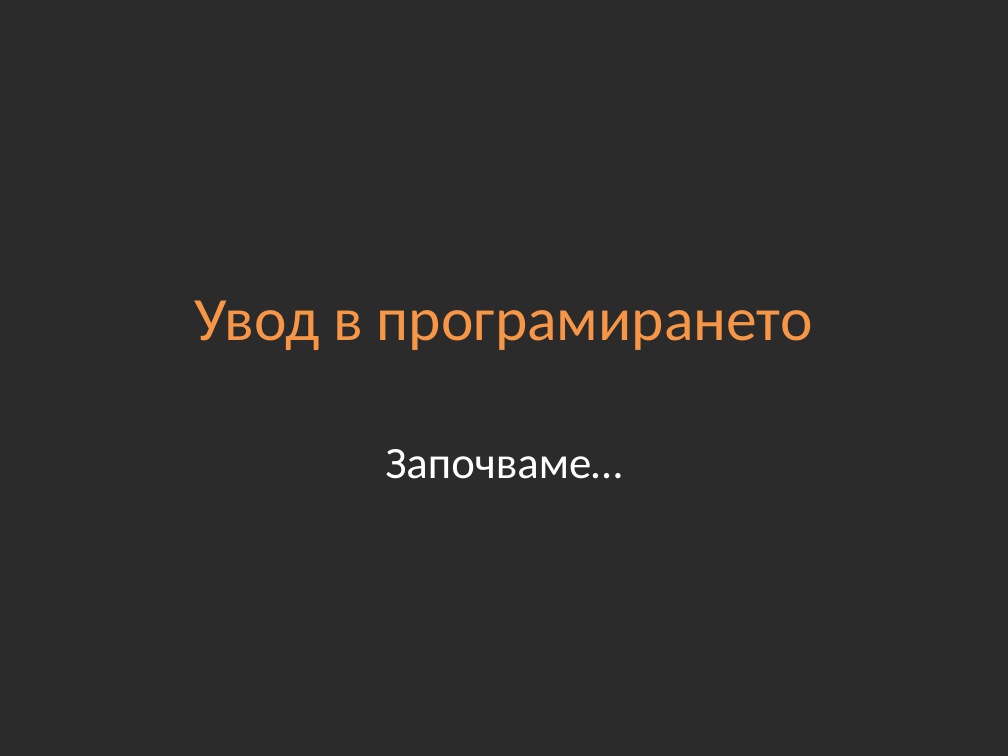
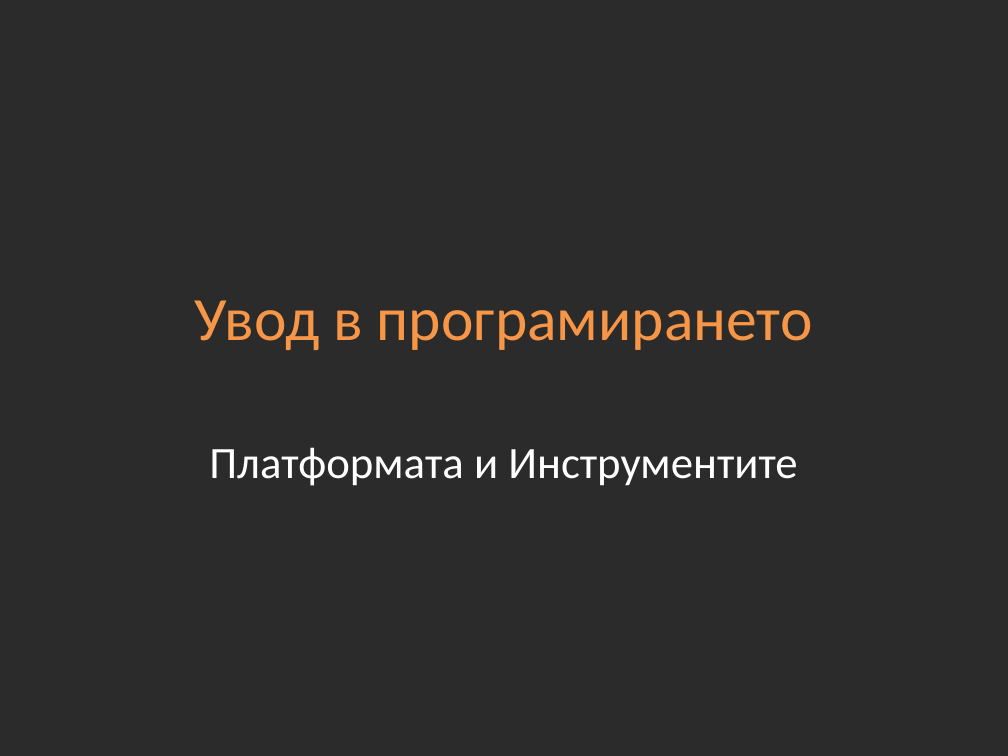
Before and after one commit to Academy-Soft-Intellect/Front-End-Course, a slide deck: slide 1 of 01-Introduction-into-Development.pptx. Drawn at 1008x756 pixels with LibreOffice and Linux fonts; fonts in the diff are those of the drawing; background and template pictures are left out; a plain dark background stands for a picture behind light text. Boxes give left, top, right and bottom in pixels: in the first picture for what was removed or moved away, otherwise in the second. Text is boxed around its words. In the diff, an @@ line names an element or a change of style, - is before the commit and + after.

```diff
--- a/01-Introduction-into-Development.pptx
+++ b/01-Introduction-into-Development.pptx
@@ subtitle at bbox=[209, 447, 797, 486]: text changed @@
-Започваме…
+Платформата и Инструментите
```
Also in this commit, not shown: 3 other slides changed, 6 slides added, 2 slides removed, 5 other files.
